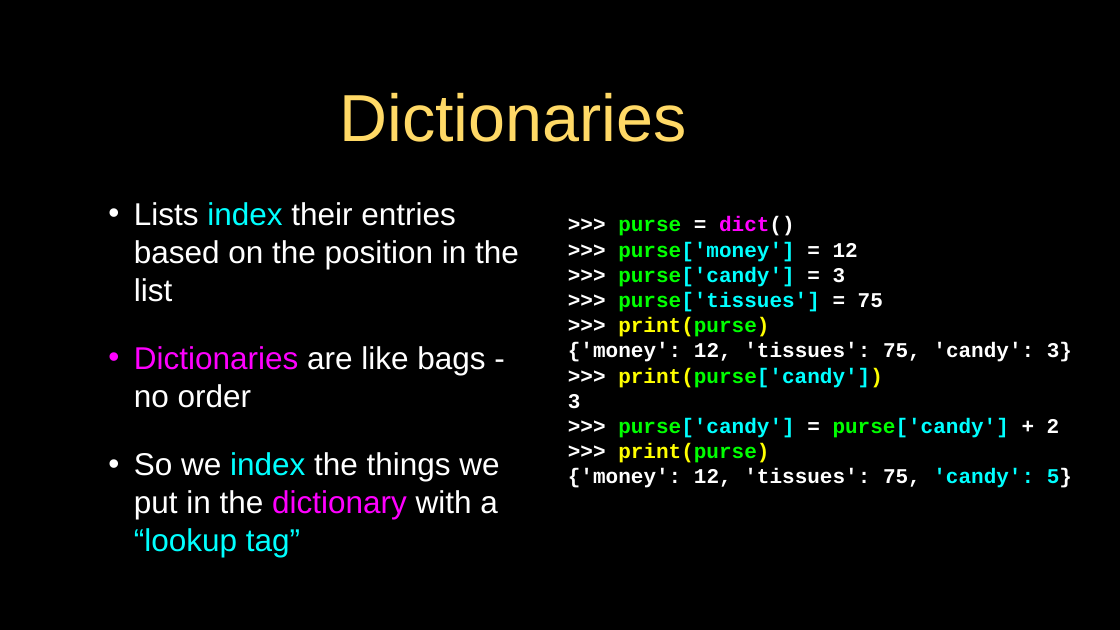
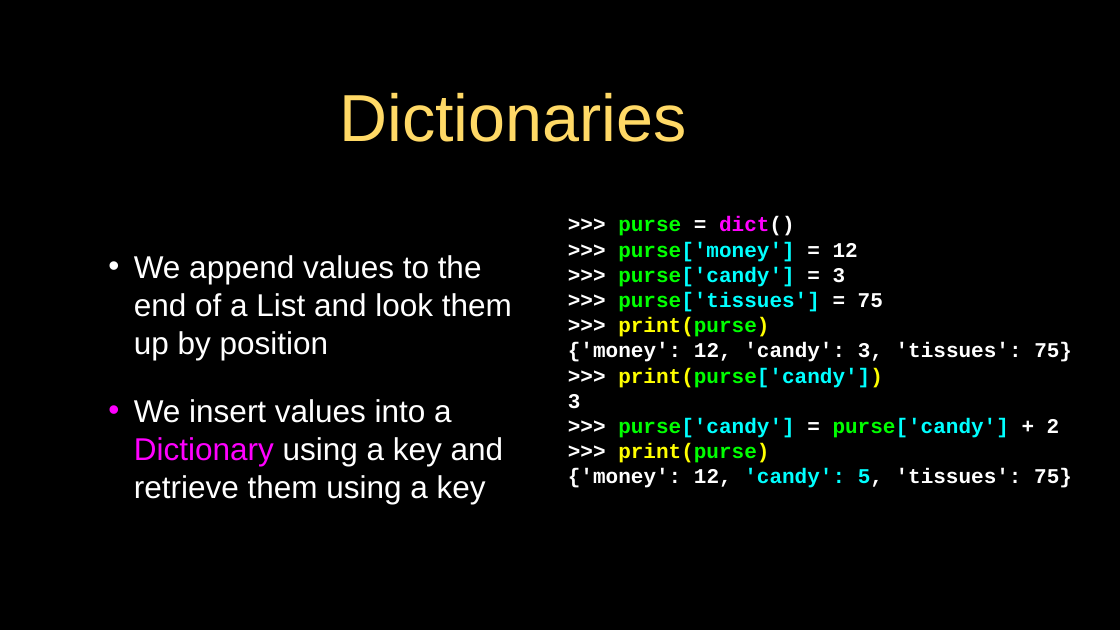
Before and after one commit to csev/py4e, a slide deck: slide 8 of lectures3/Pythonlearn-09-Dictionaries.pptx (slide 7 before the commit). Drawn at 1120x630 pixels with LibreOffice and Linux fonts; fonts in the diff are those of the drawing. Boxes give left, top, right and bottom in pixels: in the first picture for what was removed or moved away, otherwise in the second. Text is boxed around its words. In the diff, an @@ line names an element or a change of style, - is before the commit and + after.

```diff
--- a/lectures3/Pythonlearn-09-Dictionaries.pptx
+++ b/lectures3/Pythonlearn-09-Dictionaries.pptx
@@ text at [134, 255, 512, 504]: text changed @@
-• Lists index their entries based on the position in the list
-• Dictionaries are like bags - no order
-• So we index the things we put in the dictionary with a “lookup tag”
+• We append values to the end of a List and look them up by position
+• We insert values into a Dictionary using a key and retrieve them using a key
@@ text at [568, 342, 1072, 362]: text changed @@
-{'money': 12, 'tissues': 75, 'candy': 3}
+{'money': 12, 'candy': 3, 'tissues': 75}
@@ text at [568, 468, 1072, 488]: text changed @@
-{'money': 12, 'tissues': 75, 'candy': 5}
+{'money': 12, 'candy': 5, 'tissues': 75}
```
Also in this commit, not shown: 5 other slides changed, 2 slides added, 2 slides removed, 3 other files.
